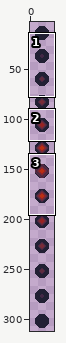
Sprite sheet -- Assets/Sprites/Health orb.png. The first picture is a wide view before the edit; the outline marks the close-up.
Close-up. Earlier state:
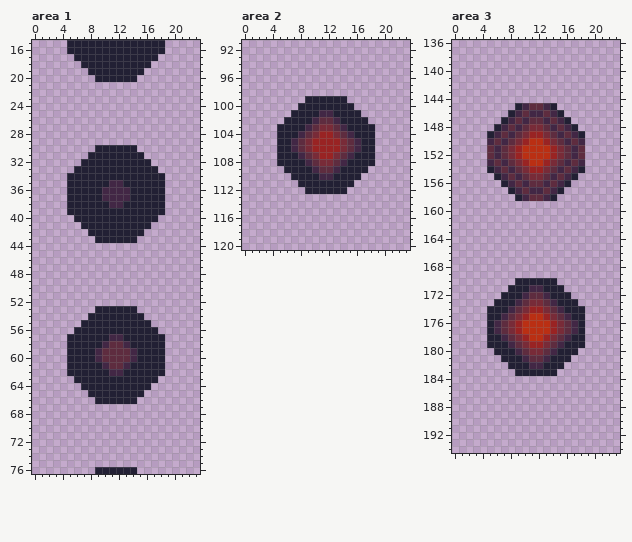
The file is 16x208 pixels. Shown: area 1: x 0..23, y 15..76; area 2: x 0..23, y 91..120; area 3: x 0..23, y 136..194. The old version is drawn lined up with the new one. The wide view leaves out empty margins. The commit also changed other parts of the picture, which this record leaves out.
And afterwards:
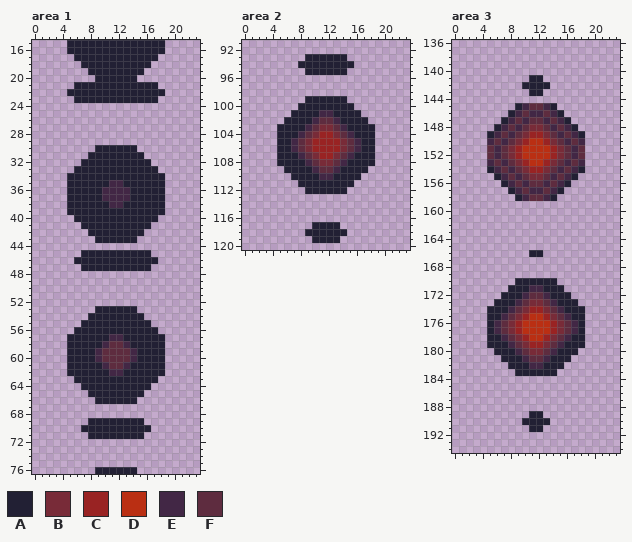
Palette (. is transparent): A #222034  B #782b38  C #992323  D #ba2f13  E #422745  F #5e2c3f
Difference:
canvas 16x208 -> 24x312; drawings rearranged on the sheet (the old picture shows each at its new place)
Area 1:
Colour A is added in row 21 at x 6 to 17; in row 22 at x 5 to 18; in row 23 at x 6 to 17; in row 45 at x 7 to 16; in row 46 at x 6 to 17; in row 47 at x 7 to 16.
Colour A is added in row 69 at x 8 to 15; in row 70 at x 7 to 16; in row 71 at x 8 to 15.
Area 2:
Colour A is added in row 93 at x 9 to 14; in row 94 at x 8 to 15; in row 95 at x 9 to 14; in row 117 at x 10 to 13; in row 118 at x 9 to 14; in row 119 at x 10 to 13.
Area 3:
Colour A is added in row 141 at x 11 to 12; in row 142 at x 10 to 13; in row 143 at x 11 to 12; in row 166 at x 11 to 12; in row 189 at x 11 to 12; in row 190 at x 10 to 13.
Colour A is added in row 191 at x 11 to 12.
Boxes around the changes in both close-ups, in picture pixels (x1, y1, x2, y2):
added: (67, 82, 165, 103)
added: (74, 250, 158, 271)
added: (81, 418, 151, 439)
added: (298, 54, 354, 75)
added: (305, 222, 347, 243)
added: (522, 75, 550, 96)
added: (529, 250, 543, 257)
added: (522, 411, 550, 432)
